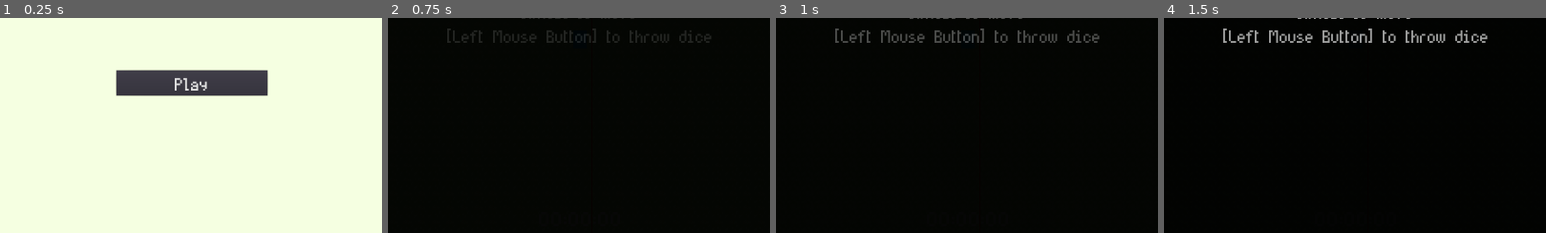
Above: before the commit, frames 1-4 (left to right).
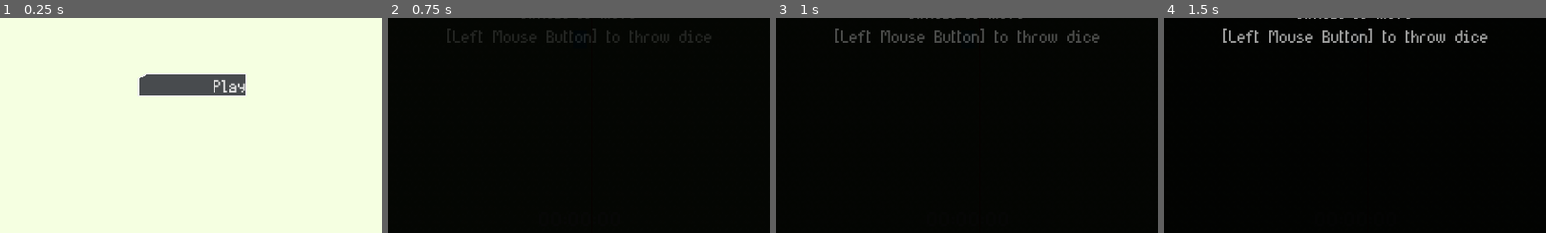
Above: after the commit, the same moments.

Repository: Xalph555/Fate-Overturned
Game: Godot game, scene res://Common/UI/MainMenu/MainMenu.tscn
Two runs of this game, one before a commit and one after it. Both use one fixed random seed, a clock stepped at 60 frames per second and the inputs below.
Inputs (mouse positions are % of the whole screen's width and height, from its top left):
- Up to frame 1 (0.25 s): no input
- Up to frame 2 (0.75 s): click "Play" at 0.5 s
- Up to frame 3 (1 s): no input
- Up to frame 4 (1.5 s): move the mouse to (72, 45) at 1.27 s; press the mouse at (72, 45) at 1.28 s; hold D (move_right) from 1.28 s (still down)
The pictures show only the part of the screen within x 25-75%, y 49-99%; the shares and areas given below are measured in that part.

The runs differ from the first frame. In frame 1, 2.7% of the frame differs, in the area x 30-71%, y 24-37%; in frame 2, nothing differs; in frame 3, nothing differs; in frame 4, nothing differs.

Commit message:
Added sound buttons

Diff:
--- /dev/null
+++ b/Common/UI/Button/SoundButton.gd
@@ -0,0 +1,7 @@
+# GameStartUI
+# -----------------------------------
+extends Button
+
+
+func _on_SoundButton_button_down() -> void:
+	$AudioStreamPlayer.play()
--- /dev/null
+++ b/Common/UI/Button/SoundButton.tscn
@@ -0,0 +1,49 @@
+[gd_scene load_steps=13 format=2]
+
+[ext_resource path="res://Common/UI/Fonts/UIBodyLarge.tres" type="DynamicFont" id=1]
+[ext_resource path="res://Common/UI/Button/ButtonNormal.png" type="Texture" id=2]
+[ext_resource path="res://Common/UI/Button/switch15.ogg" type="AudioStream" id=3]
+[ext_resource path="res://Common/UI/Button/ButtonHovered.png" type="Texture" id=4]
+[ext_resource path="res://Common/UI/Button/ButtonDisabled.png" type="Texture" id=5]
+[ext_resource path="res://Common/UI/Button/ButtonPressed.png" type="Texture" id=6]
+[ext_resource path="res://Common/UI/Button/SoundButton.gd" type="Script" id=7]
+
+[sub_resource type="StyleBoxTexture" id=1]
+texture = ExtResource( 4 )
+region_rect = Rect2( 0, 0, 192, 80 )
+
+[sub_resource type="StyleBoxTexture" id=2]
+texture = ExtResource( 6 )
+region_rect = Rect2( 0, 0, 192, 80 )
+
+[sub_resource type="StyleBoxTexture" id=3]
+texture = ExtResource( 4 )
+region_rect = Rect2( 0, 0, 192, 80 )
+
+[sub_resource type="StyleBoxTexture" id=4]
+texture = ExtResource( 5 )
+region_rect = Rect2( 0, 0, 192, 80 )
+
+[sub_resource type="StyleBoxTexture" id=5]
+texture = ExtResource( 2 )
+region_rect = Rect2( 0, 0, 192, 80 )
+
+[node name="SoundButton" type="Button"]
+margin_right = 256.0
+margin_bottom = 66.0
+custom_fonts/font = ExtResource( 1 )
+custom_styles/hover = SubResource( 1 )
+custom_styles/pressed = SubResource( 2 )
+custom_styles/focus = SubResource( 3 )
+custom_styles/disabled = SubResource( 4 )
+custom_styles/normal = SubResource( 5 )
+text = "Button Text"
+align = 2
+script = ExtResource( 7 )
+
+[node name="AudioStreamPlayer" type="AudioStreamPlayer" parent="."]
+stream = ExtResource( 3 )
+volume_db = -10.0
+bus = "Sound"
+
+[connection signal="button_down" from="." to="." method="_on_SoundButton_button_down"]
--- a/Common/UI/GameOverUI/GameOverUI.tscn
+++ b/Common/UI/GameOverUI/GameOverUI.tscn
@@ -1,8 +1,9 @@
-[gd_scene load_steps=4 format=2]
+[gd_scene load_steps=5 format=2]
 
 [ext_resource path="res://Common/UI/Fonts/UIBodyLarge.tres" type="DynamicFont" id=1]
 [ext_resource path="res://Common/UI/Fonts/TitleFont.tres" type="DynamicFont" id=2]
 [ext_resource path="res://Common/UI/GameOverUI/GameOverUI.gd" type="Script" id=3]
+[ext_resource path="res://Common/UI/Button/SoundButton.tscn" type="PackedScene" id=4]
 
 [node name="GameOverUI" type="Control"]
 pause_mode = 2
@@ -25,43 +26,41 @@
 alignment = 1
 
 [node name="Title" type="Label" parent="VBoxContainer"]
-margin_top = 364.0
+margin_top = 367.0
 margin_right = 1920.0
-margin_bottom = 476.0
+margin_bottom = 479.0
 custom_fonts/font = ExtResource( 2 )
 text = "Game Over!"
 align = 1
 valign = 1
 
 [node name="Score" type="Label" parent="VBoxContainer"]
-margin_top = 536.0
+margin_top = 539.0
 margin_right = 1920.0
-margin_bottom = 593.0
+margin_bottom = 596.0
 custom_fonts/font = ExtResource( 1 )
 text = "Score: 0000"
 align = 1
 valign = 1
 
 [node name="HBoxContainer" type="HBoxContainer" parent="VBoxContainer"]
-margin_top = 653.0
+margin_top = 656.0
 margin_right = 1920.0
-margin_bottom = 716.0
+margin_bottom = 713.0
 custom_constants/separation = 60
 alignment = 1
 
-[node name="PlayAgain" type="Button" parent="VBoxContainer/HBoxContainer"]
-margin_left = 762.0
-margin_right = 875.0
-margin_bottom = 63.0
-custom_fonts/font = ExtResource( 1 )
-text = "Retry"
+[node name="PlayAgain" parent="VBoxContainer/HBoxContainer" instance=ExtResource( 4 )]
+margin_left = 682.0
+margin_right = 921.0
+margin_bottom = 57.0
+text = "      Retry"
 
-[node name="MainMenu" type="Button" parent="VBoxContainer/HBoxContainer"]
-margin_left = 935.0
-margin_right = 1157.0
-margin_bottom = 63.0
-custom_fonts/font = ExtResource( 1 )
-text = "Main Menu"
+[node name="MainMenu" parent="VBoxContainer/HBoxContainer" instance=ExtResource( 4 )]
+margin_left = 981.0
+margin_right = 1237.0
+margin_bottom = 57.0
+text = "  Main Menu"
 
 [connection signal="button_up" from="VBoxContainer/HBoxContainer/PlayAgain" to="." method="_on_PlayAgain_button_up"]
 [connection signal="button_up" from="VBoxContainer/HBoxContainer/MainMenu" to="." method="_on_MainMenu_button_up"]
--- a/Common/UI/LevelUpUI/LevelUpUI.tscn
+++ b/Common/UI/LevelUpUI/LevelUpUI.tscn
@@ -1,22 +1,12 @@
-[gd_scene load_steps=10 format=2]
+[gd_scene load_steps=8 format=2]
 
 [ext_resource path="res://Common/UI/Fonts/TitleFont.tres" type="DynamicFont" id=1]
-[ext_resource path="res://Common/UI/Fonts/SinsGold.ttf" type="DynamicFontData" id=2]
+[ext_resource path="res://Common/UI/Button/SoundButton.tscn" type="PackedScene" id=2]
 [ext_resource path="res://Common/UI/LevelUpUI/DiceCard/DiceCard.tscn" type="PackedScene" id=3]
 [ext_resource path="res://Common/UI/LevelUpUI/LevelUpUI.gd" type="Script" id=4]
 [ext_resource path="res://Common/Dice/Projectiles/D8/D8.tres" type="Resource" id=5]
 [ext_resource path="res://Common/Dice/Projectiles/Explosive/Explosive.tres" type="Resource" id=6]
 [ext_resource path="res://Common/Dice/Projectiles/D6/D6.tres" type="Resource" id=7]
-
-[sub_resource type="DynamicFont" id=1]
-size = 72
-use_mipmaps = true
-font_data = ExtResource( 2 )
-
-[sub_resource type="DynamicFont" id=2]
-size = 72
-use_mipmaps = true
-font_data = ExtResource( 2 )
 
 [node name="LevelUpUI" type="Control"]
 pause_mode = 2
@@ -40,41 +30,39 @@
 alignment = 1
 
 [node name="Title" type="Label" parent="VBoxContainer"]
-margin_top = 402.0
+margin_top = 405.0
 margin_right = 1920.0
-margin_bottom = 514.0
+margin_bottom = 517.0
 custom_fonts/font = ExtResource( 1 )
 text = "Level Up!"
 align = 1
 valign = 1
 
 [node name="Cards" type="HBoxContainer" parent="VBoxContainer"]
-margin_top = 564.0
+margin_top = 567.0
 margin_right = 1920.0
-margin_bottom = 564.0
+margin_bottom = 567.0
 custom_constants/separation = 30
 alignment = 1
 
 [node name="ConfirmationButtons" type="HBoxContainer" parent="VBoxContainer"]
-margin_top = 614.0
+margin_top = 617.0
 margin_right = 1920.0
-margin_bottom = 677.0
+margin_bottom = 674.0
 custom_constants/separation = 50
 alignment = 1
 
-[node name="ConfirmButton" type="Button" parent="VBoxContainer/ConfirmationButtons"]
-margin_left = 804.0
-margin_right = 969.0
-margin_bottom = 63.0
-custom_fonts/font = SubResource( 1 )
-text = "Confirm"
+[node name="ConfirmButton" parent="VBoxContainer/ConfirmationButtons" instance=ExtResource( 2 )]
+margin_left = 733.0
+margin_right = 934.0
+margin_bottom = 57.0
+text = "  Confirm"
 
-[node name="SkipButton" type="Button" parent="VBoxContainer/ConfirmationButtons"]
-margin_left = 1019.0
-margin_right = 1116.5
-margin_bottom = 63.0
-custom_fonts/font = SubResource( 2 )
-text = "Skip"
+[node name="SkipButton" parent="VBoxContainer/ConfirmationButtons" instance=ExtResource( 2 )]
+margin_left = 984.0
+margin_right = 1186.0
+margin_bottom = 57.0
+text = "     Skip"
 
 [connection signal="button_up" from="VBoxContainer/ConfirmationButtons/ConfirmButton" to="." method="_on_ConfirmButton_button_up"]
 [connection signal="button_up" from="VBoxContainer/ConfirmationButtons/SkipButton" to="." method="_on_SkipButton_button_up"]
--- a/Common/UI/MainMenu/MainMenu.tscn
+++ b/Common/UI/MainMenu/MainMenu.tscn
@@ -2,7 +2,7 @@
 
 [ext_resource path="res://Common/UI/MainMenu/MainMenu.gd" type="Script" id=1]
 [ext_resource path="res://Common/UI/Fonts/TitleFont.tres" type="DynamicFont" id=2]
-[ext_resource path="res://Common/UI/Fonts/UIBodyLarge.tres" type="DynamicFont" id=3]
+[ext_resource path="res://Common/UI/Button/SoundButton.tscn" type="PackedScene" id=3]
 
 [node name="MainMenu" type="Control"]
 anchor_right = 1.0
@@ -45,15 +45,15 @@
 [node name="VBoxContainer2" type="VBoxContainer" parent="VBoxContainer/ButtonControl"]
 anchor_left = 0.5
 anchor_right = 0.5
-margin_left = -190.0
-margin_right = 190.0
-margin_bottom = 63.0
+margin_left = -137.5
+margin_right = 137.5
+margin_bottom = 71.0
 alignment = 1
 
-[node name="Play" type="Button" parent="VBoxContainer/ButtonControl/VBoxContainer2"]
-margin_right = 380.0
-margin_bottom = 63.0
-custom_fonts/font = ExtResource( 3 )
+[node name="Play" parent="VBoxContainer/ButtonControl/VBoxContainer2" instance=ExtResource( 3 )]
+margin_top = 7.0
+margin_right = 275.0
+margin_bottom = 64.0
 text = "Play"
 
 [connection signal="button_up" from="VBoxContainer/ButtonControl/VBoxContainer2/Play" to="." method="_on_Play_button_up"]
--- /dev/null
+++ b/default_bus_layout.tres
@@ -0,0 +1,15 @@
+[gd_resource type="AudioBusLayout" format=2]
+
+[resource]
+bus/1/name = "Music"
+bus/1/solo = false
+bus/1/mute = false
+bus/1/bypass_fx = false
+bus/1/volume_db = -8.00903
+bus/1/send = "Master"
+bus/2/name = "Sound"
+bus/2/solo = false
+bus/2/mute = false
+bus/2/bypass_fx = false
+bus/2/volume_db = 0.0
+bus/2/send = "Master"
Not shown, added: Common/Dice/Projectiles/Explosive/explosion.wav.import
Not shown, added: Common/Enemies/Basic/dieThrow1.ogg.import
Not shown, added: Common/Enemies/Basic/minimize_003.ogg.import
Not shown, added: Common/Player/dieThrow3.ogg.import
Not shown, added: Common/Player/error_008.ogg.import
Not shown, added: Common/Player/footstep_grass_004.ogg.import
Not shown, added: Common/Player/phaserUp7.ogg.import
Not shown, added: Common/Player/toggle_001.ogg.import
Binary file added: Common/UI/Button/ButtonDisabled.png
Not shown, added: Common/UI/Button/ButtonDisabled.png.import
Binary file added: Common/UI/Button/ButtonHovered.png
Not shown, added: Common/UI/Button/ButtonHovered.png.import
(and 20 more such lines)
